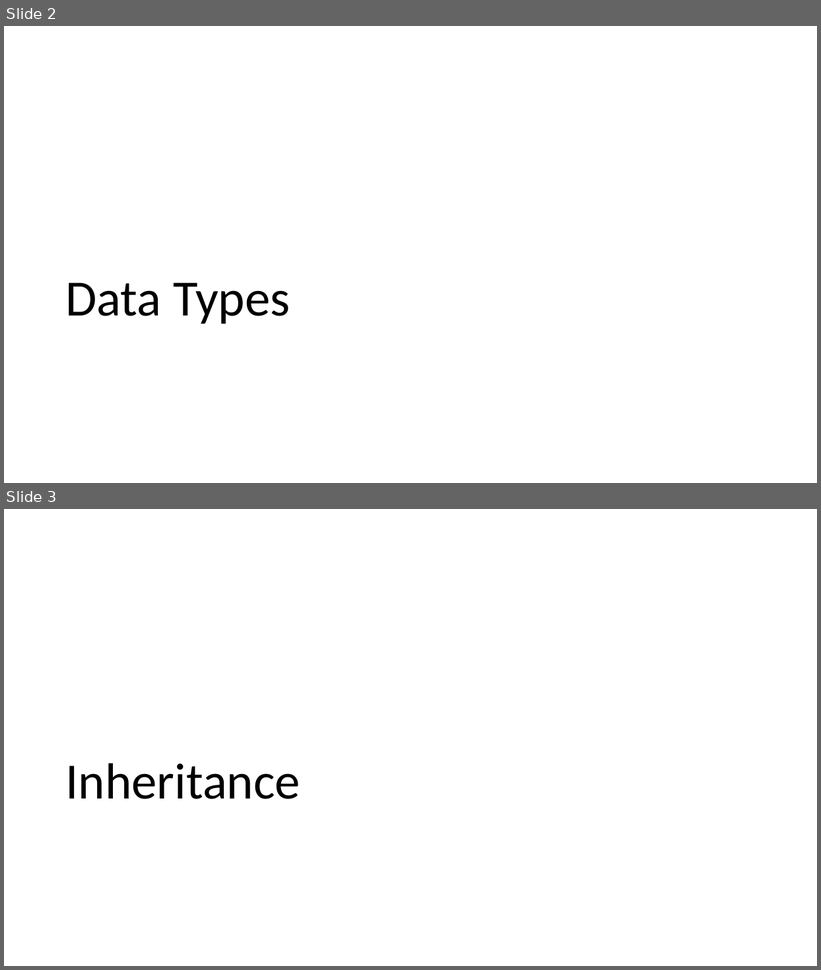
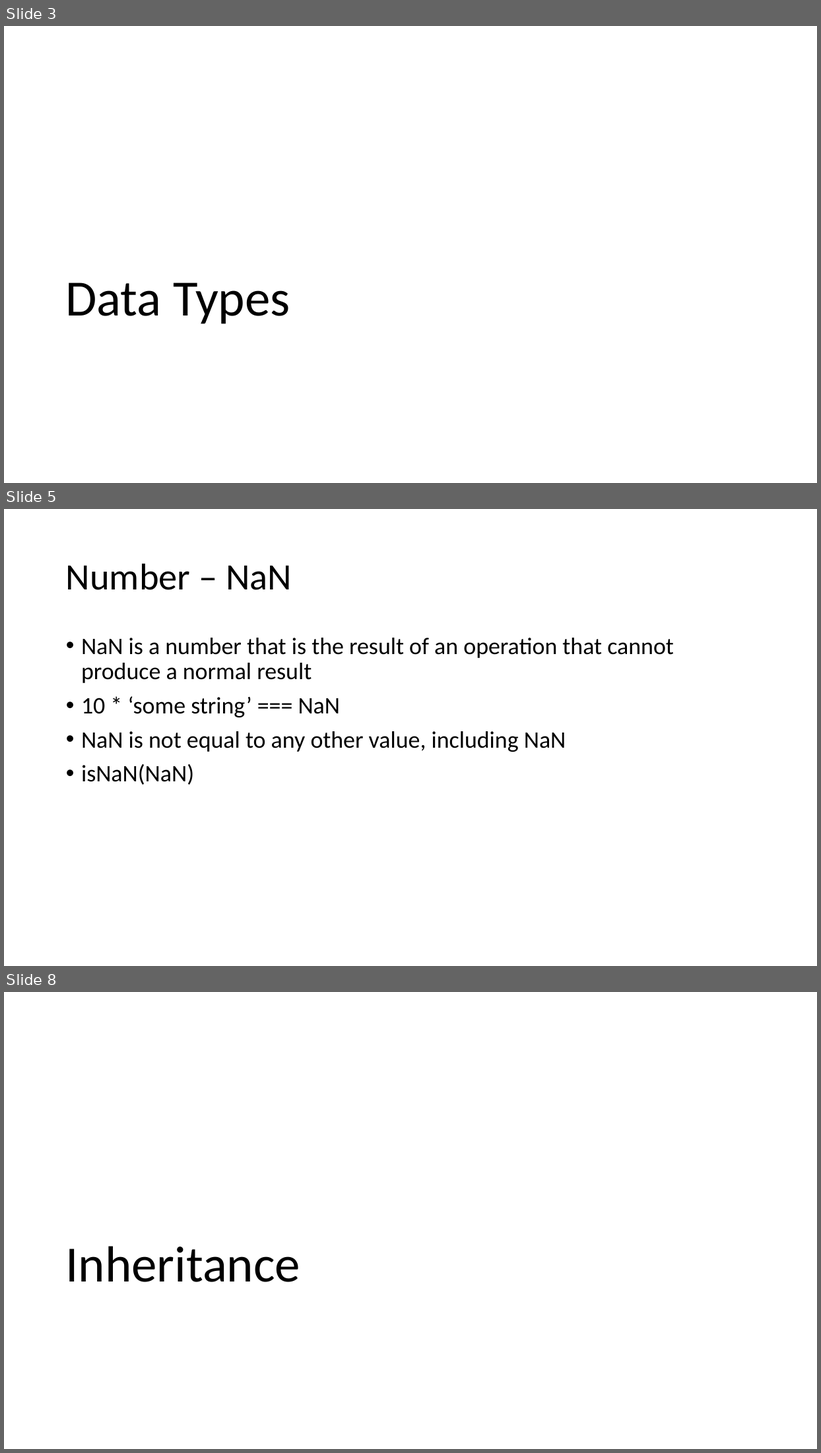
Before and after one commit to entelect/MEANForum, a slide deck: Part2 - JS Fundamentals/presentation/presentation.pptx. Shown one above the other, each under a label of ours: slides 2 and 3 before the commit, slides 3, 5 and 8 after it; the slides between them are not shown. The pictures are 821x970 and 821x1453 pixels, drawn with LibreOffice and Linux fonts; fonts in the diff are those of the drawing. Boxes give left, top, right and bottom in pixels: in the first picture for what was removed or moved away, otherwise in the second. Text is boxed around its words. In the diff, an @@ line names an element or a change of style, - is before the commit and + after.

```diff
--- a/Part2 - JS Fundamentals/presentation/presentation.pptx
+++ b/Part2 - JS Fundamentals/presentation/presentation.pptx
@@ slide 5 added at (4,509,817,966), background #FFFFFF @@
@@ title added at (66,563,292,590), 44 pt, text #000000 @@
+Number – NaN
@@ text added at (81,638,674,785), 28 pt, text #000000 @@
+• NaN is a number that is the result of an operation that cannot produce a normal result
+• 10 * ‘some string’ === NaN
+• NaN is not equal to any other value, including NaN
+• isNaN(NaN)
@@ what was slide 2 is now slide 3 @@
@@ what was slide 3 is now slide 8 @@
```
Also in this commit, not shown: 4 other slides added.
